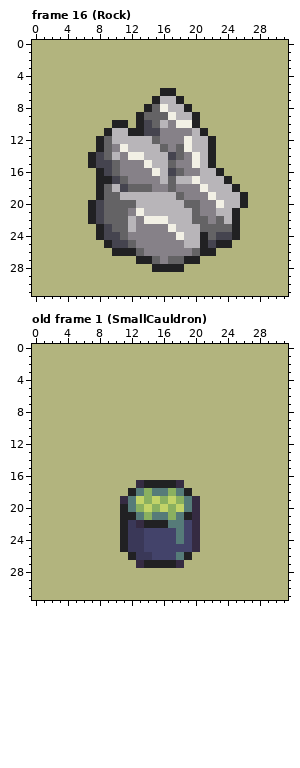
Two versions of one pixel-art file, layer2/rendering/assets/iso/units.aseprite. The picture above is the old version.
32x32 pixels, 18 frames. Shown: frame 16 (Rock), old frame 1 (SmallCauldron).
After:
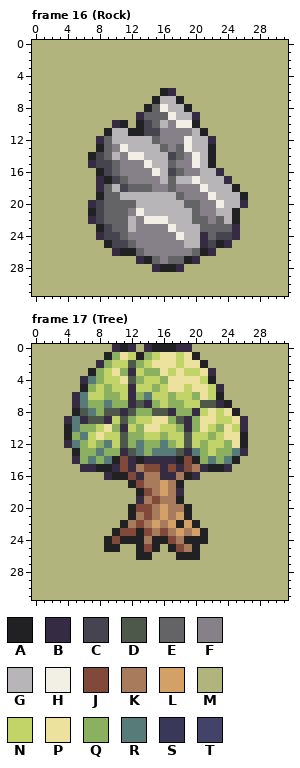
Palette (. is transparent): A #212123  B #352b42  C #45444f  D #4e584a  E #646365  F #868188  G #b8b5b9  H #f2f0e5  J #80493a  K #a77b5b  L #d3a068  M #b2b47e  N #c2d368  P #ede19e  Q #8ab060  R #567b79  S #3a3858  T #43436a
A new or re-ordered frame is compared with the old frame closest to it.
The exact change:
frames 18 -> 19
--- frame 16 (Rock), layer "Export/sprite"
@@ x 0..31 @@
  5 MMMMMMMMMMMMMMMMMMMMMMMMMMMMMMMM
- 6 MMMMMMMMMMMMMMMMAAMMMMMMMMMMMMMM
+ 6 MMMMMMMMMMMMMMMMABMMMMMMMMMMMMMM
  7 MMMMMMMMMMMMMMMAGGAMMMMMMMMMMMMM
  8 MMMMMMMMMMMMMMAEHGGAMMMMMMMMMMMM
- 9 MMMMMMMMMMMMMAEEEHGGAMMMMMMMMMMM
-10 MMMMMMMMMMAAMACEGFHHAMMMMMMMMMMM
+ 9 MMMMMMMMMMMMMBEEEHGGBMMMMMMMMMMM
+10 MMMMMMMMMMBAMACEGFHHAMMMMMMMMMMM
 11 MMMMMMMMMAGGAACCFFFFGAMMMMMMMMMM
-12 MMMMMMMMAEGGGGGEFFFHGGAMMMMMMMMM
+12 MMMMMMMMBEGGGGGEFFFHGGBMMMMMMMMM
 13 MMMMMMMMAEFHGGGGEFEHGGAMMMMMMMMM
 14 MMMMMMMACEGFHHGGGCEFHGAMMMMMMMMM
-15 MMMMMMMACCEFFFHGGEFFHGAMMMMMMMMM
-16 MMMMMMMMACEFFFFHGCEFFGGAMMMMMMMM
-17 MMMMMMMMAACEFFFFGEGGHGGGAMMMMMMM
-18 MMMMMMMMAEGCEEEFFEFFFHGGGAMMMMMM
+15 MMMMMMMBCCEFFFHGGEFFHGAMMMMMMMMM
+16 MMMMMMMMACEFFFFHGCEFFGGBMMMMMMMM
+17 MMMMMMMMBACEFFFFGEGGHGGGBMMMMMMM
+18 MMMMMMMMBEGCEEEFFEFFFHGGGAMMMMMM
 19 MMMMMMMMAEEGGGGGGGEFFFHGGGAMMMMM
-20 MMMMMMMACEEEEGGGGGGEEFFHGGAMMMMM
+20 MMMMMMMBCEEEEGGGGGGEEFFHGGBMMMMM
 21 MMMMMMMACEEEFHGGGGGGEFFGGAMMMMMM
-22 MMMMMMMACEEEGFHHHGGGEEFEGAMMMMMM
-23 MMMMMMMMACEEGFFFFHGGGEEEEAMMMMMM
-24 MMMMMMMMACCEFFFFFFHGGAECCAMMMMMM
-25 MMMMMMMMMACCEFFFFFFGGACAAMMMMMMM
-26 MMMMMMMMMMAAAEFFFFFFEAAMMMMMMMMM
-27 MMMMMMMMMMMMMAAEFEEAAMMMMMMMMMMM
-28 MMMMMMMMMMMMMMMAAAAMMMMMMMMMMMMM
+22 MMMMMMMBCEEEGFHHHGGGEEFEGAMMMMMM
+23 MMMMMMMMACEEGFFFFHGGGEEEEBMMMMMM
+24 MMMMMMMMBCCEFFFFFFHGGBECCBMMMMMM
+25 MMMMMMMMMACCEFFFFFFGGBCABMMMMMMM
+26 MMMMMMMMMMBAAEFFFFFFEABMMMMMMMMM
+27 MMMMMMMMMMMMMBAEFEEABMMMMMMMMMMM
+28 MMMMMMMMMMMMMMMBAABMMMMMMMMMMMMM
 29 MMMMMMMMMMMMMMMMMMMMMMMMMMMMMMMM
--- frame 17 (Tree) is new; against old frame 1 (SmallCauldron), layer "Export/sprite"
@@ x 0..31 @@
- 0 MMMMMMMMMMMMMMMMMMMMMMMMMMMMMMMM
- 1 MMMMMMMMMMMMMMMMMMMMMMMMMMMMMMMM
- 2 MMMMMMMMMMMMMMMMMMMMMMMMMMMMMMMM
- 3 MMMMMMMMMMMMMMMMMMMMMMMMMMMMMMMM
- 4 MMMMMMMMMMMMMMMMMMMMMMMMMMMMMMMM
- 5 MMMMMMMMMMMMMMMMMMMMMMMMMMMMMMMM
- 6 MMMMMMMMMMMMMMMMMMMMMMMMMMMMMMMM
- 7 MMMMMMMMMMMMMMMMMMMMMMMMMMMMMMMM
- 8 MMMMMMMMMMMMMMMMMMMMMMMMMMMMMMMM
- 9 MMMMMMMMMMMMMMMMMMMMMMMMMMMMMMMM
-10 MMMMMMMMMMMMMMMMMMMMMMMMMMMMMMMM
-11 MMMMMMMMMMMMMMMMMMMMMMMMMMMMMMMM
-12 MMMMMMMMMMMMMMMMMMMMMMMMMMMMMMMM
-13 MMMMMMMMMMMMMMMMMMMMMMMMMMMMMMMM
-14 MMMMMMMMMMMMMMMMMMMMMMMMMMMMMMMM
-15 MMMMMMMMMMMMMMMMMMMMMMMMMMMMMMMM
-16 MMMMMMMMMMMMMMMMMMMMMMMMMMMMMMMM
-17 MMMMMMMMMMMMMBAAAABMMMMMMMMMMMMM
-18 MMMMMMMMMMMMARQRRQRAMMMMMMMMMMMM
-19 MMMMMMMMMMMBRNQNQNQRBMMMMMMMMMMM
-20 MMMMMMMMMMMARQNQNQNRBMMMMMMMMMMM
-21 MMMMMMMMMMMAARQRRQRABMMMMMMMMMMM
-22 MMMMMMMMMMMASBAAARRTBMMMMMMMMMMM
-23 MMMMMMMMMMMASSTTTTRTBMMMMMMMMMMM
-24 MMMMMMMMMMMASSTTTTRTBMMMMMMMMMMM
-25 MMMMMMMMMMMASSTTTTTTBMMMMMMMMMMM
-26 MMMMMMMMMMMMASSTTTRAMMMMMMMMMMMM
-27 MMMMMMMMMMMMMBAAAABMMMMMMMMMMMMM
+ 0 MMMMMMMMMMBABMBAAABBMMMMMMMMMMMM
+ 1 MMMMMMMMMAQPNAQNPPNPAMMMMMMMMMMM
+ 2 MMMMMMMMBQNNDQNPPPNPPAMMMMMMMMMM
+ 3 MMMMMMMAQNPQBNQQPNPNNPBMMMMMMMMM
+ 4 MMMMMMBRQNNPDQNNQPPPPNAMMMMMMMMM
+ 5 MMMMMMAQNQNNBNNQNPPNPPNBMMMMMMMM
+ 6 MMMMMBRNNQQNBQRNNQNNQPNAMMMMMMMM
+ 7 MMMMMBRQQRQQBDBQNQQNNDDBAMMMMMMM
+ 8 MMMMMADRQDDBDQQDDBQQBNPNPAMMMMMM
+ 9 MMMMBRBDDBNDQNNPPQDBQPPNNPBMMMMM
+10 MMMMARQQNPQBNQPPNNQBQPNQPNBMMMMM
+11 MMMMAQRNPNNDQQNNQNNDNNQNPPAMMMMM
+12 MMMMBRQNQRNDQRQQRQNDNQNNQPAMMMMM
+13 MMMMMAQQRQQBDRQRRRDBRQNQQRBMMMMM
+14 MMMMMBQRQRAJBABBBBAJAQRQRAMMMMMM
+15 MMMMMMBBAABJBKJJBJBJKBAABMMMMMMM
+16 MMMMMMMMMBAAJBKKBBKABMMMMMMMMMMM
+17 MMMMMMMMMMMMAJKKLKAMMMMMMMMMMMMM
+18 MMMMMMMMMMMMMAJKLKBMMMMMMMMMMMMM
+19 MMMMMMMMMMMMMBKJKKAMMMMMMMMMMMMM
+20 MMMMMMMMMMMMAJJKLKKAMMMMMMMMMMMM
+21 MMMMMMMMMMMMAKJKLKLAMMMMMMMMMMMM
+22 MMMMMMMMMMMAKJKLKLALAMMMMMMMMMMM
+23 MMMMMMMMMMAJJAJKJKLKLAMMMMMMMMMM
+24 MMMMMMMMMAJAAAKAAJKAAAMMMMMMMMMM
+25 MMMMMMMMMAAMMAJAMAJKAMMMMMMMMMMM
+26 MMMMMMMMMMMMMAAMMMAAAMMMMMMMMMMM
+27 MMMMMMMMMMMMMMMMMMMMMMMMMMMMMMMM
 28 MMMMMMMMMMMMMMMMMMMMMMMMMMMMMMMM
Boxes around the changes in both pictures, in picture pixels (x1, y1, x2, y2):
changed: (88, 88, 248, 272)
changed: (64, 344, 248, 568)
